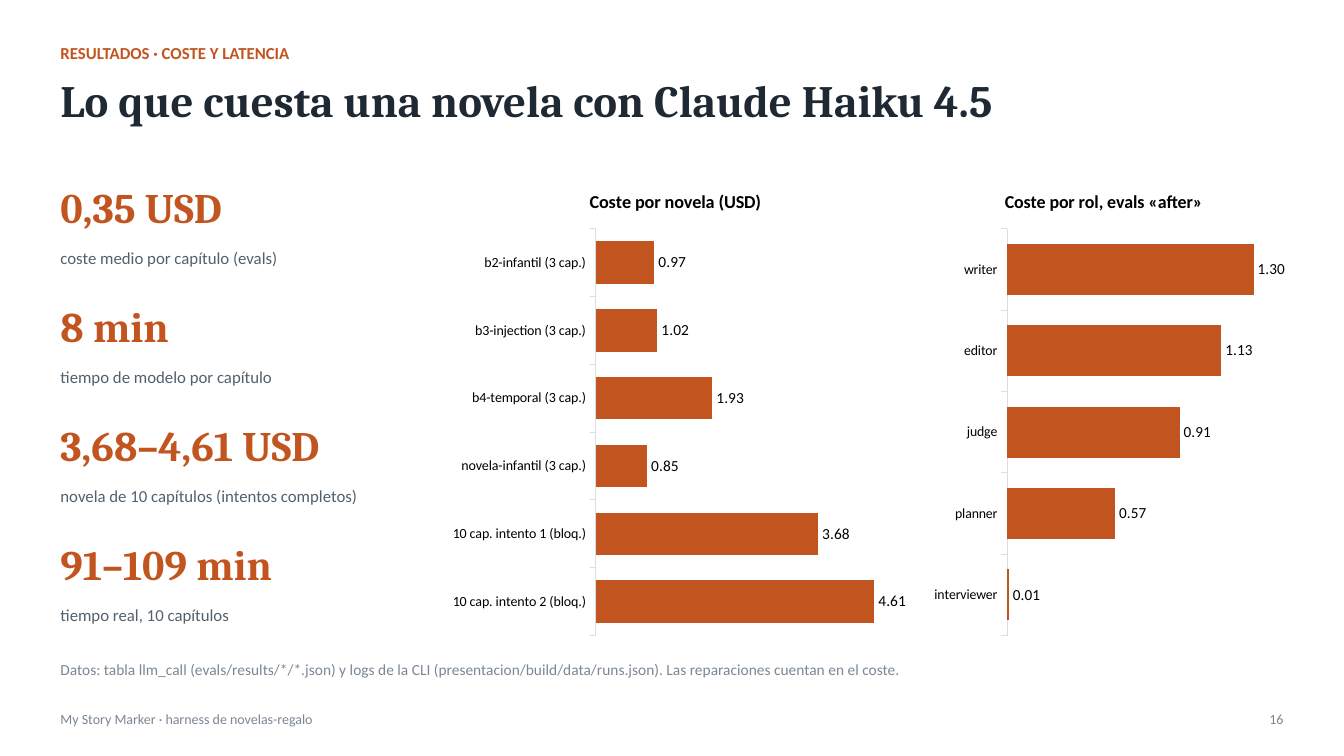
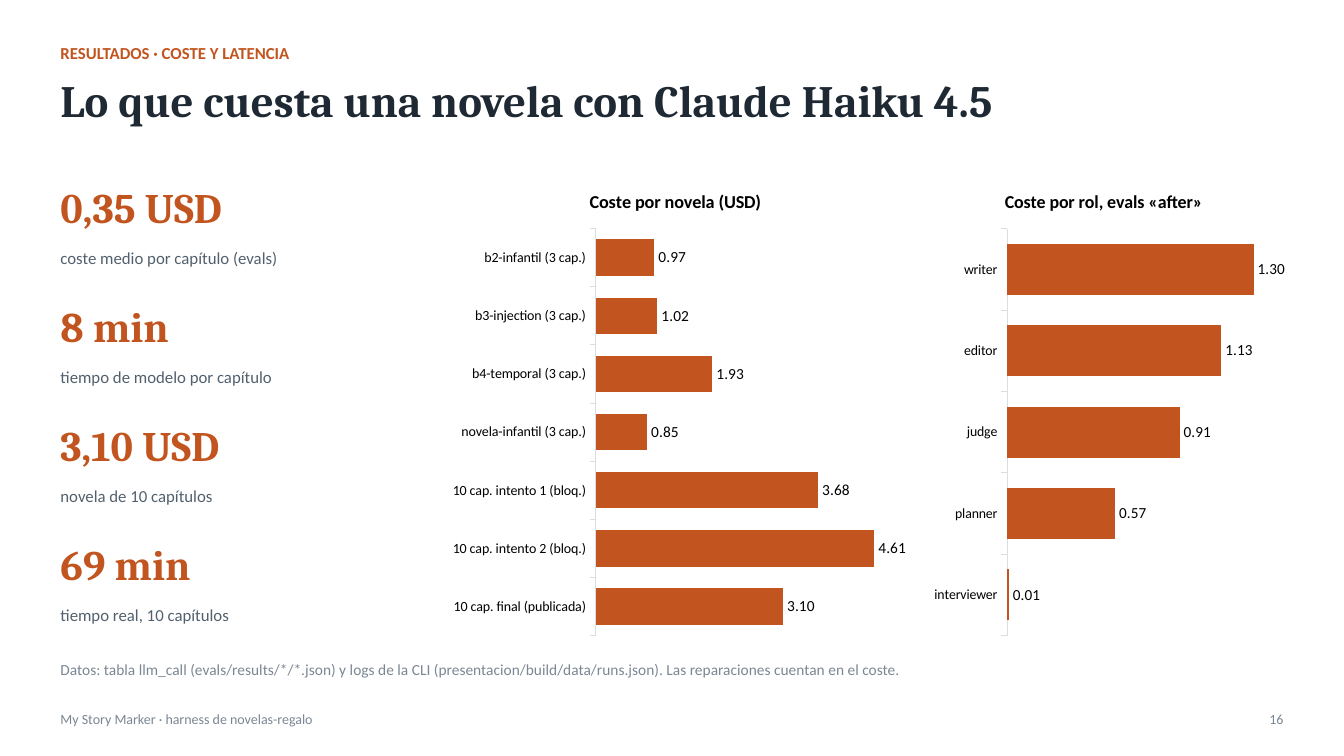
Before and after one commit to ignacio-hurtado-qaracter/My-Story-Marker, a slide deck: slide 16 of presentacion/presentacion.pptx. Drawn at 1344x756 pixels with LibreOffice and Linux fonts; fonts in the diff are those of the drawing. Boxes give left, top, right and bottom in pixels: in the first picture for what was removed or moved away, otherwise in the second. Text is boxed around its words. In the diff, an @@ line names an element or a change of style, - is before the commit and + after.

```diff
--- a/presentacion/presentacion.pptx
+++ b/presentacion/presentacion.pptx
@@ bar chart at [444,171,907,645] @@
-categories: 10 cap. intento 2 (bloq.), 10 cap. intento 1 (bloq.), novela-infantil (3 cap.), b4-temporal (3 cap.), b3-injection (3 cap.), b2-infantil (3 cap.)
+categories: 10 cap. final (publicada), 10 cap. intento 2 (bloq.), 10 cap. intento 1 (bloq.), novela-infantil (3 cap.), b4-temporal (3 cap.), b3-injection (3 cap.), b2-infantil (3 cap.)
-Series 1: 4.61, 3.68, 0.85, 1.93, 1.02, 0.97
+Series 1: 3.1, 4.61, 3.68, 0.85, 1.93, 1.02, 0.97
@@ text at [60,432,219,467]: text changed @@
-3,68–4,61 USD
+3,10 USD
@@ text at [60,490,212,505]: text changed @@
-novela de 10 capítulos (intentos completos)
+novela de 10 capítulos
@@ text at [60,551,191,581]: text changed @@
-91–109 min
+69 min
```
Also in this commit, not shown: 5 other slides changed, 14 other files.
